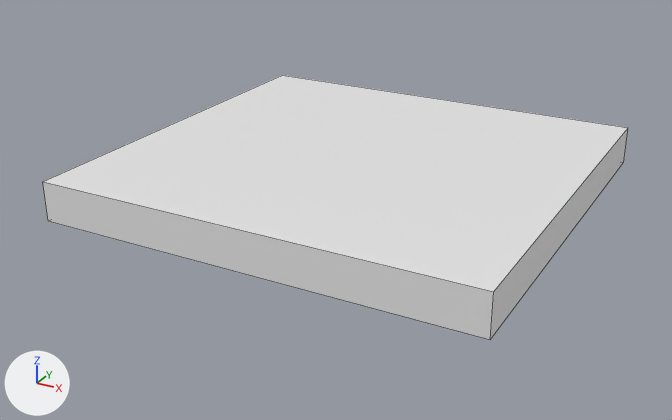
The Blender file Assets/Models/Blend/Buildings/Stone/BigWall.blend, before and after one commit.
The view is the same before and after, from a camera (50 mm lens) standing at (1.03, -2.86, 1.72) and looking at (-1.05, 0.91, -0.17). Lighting does not change. The marker at lower left points along +X, +Y and +Z. Mesh edges are drawn as thin lines.

In view in the first picture: 'BigWall'.
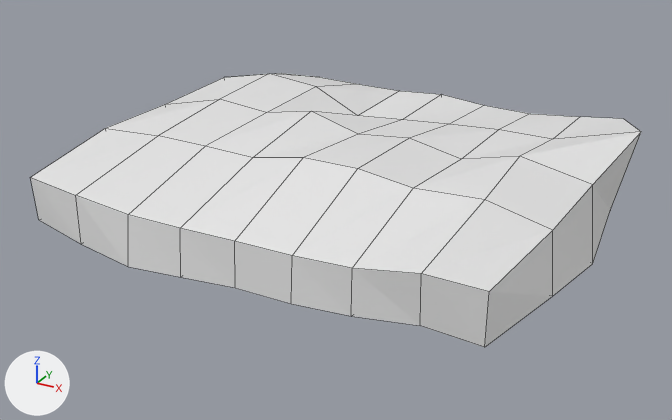
Boxes (x1, y1, x2, y2) around the edits, measured in the pictures (672 x 420 px):
```json
{"object": "BigWall", "change": "reshaped", "before": [43, 75, 628, 339], "after": [30, 73, 641, 347]}
```

Edits to the scene script, one JSON object a line:
```json
{"block": "me_cube_002", "where": "# used by ob_bigwall; location = (0.0, 0.0, 0.0)"}
{"op": "remove", "block": "me_cube_002", "code": "me_cube_002.from_pydata(...)  # 8 vertices, 6 faces; spans x -2.1..0.1, y 0.0..2.1, z -0.1..0.1"}
{"op": "add", "block": "me_cube_002", "code": "me_cube_002.from_pydata(...)  # 95 vertices, 92 faces; spans x -2.21..0.26, y -0.08..2.17, z -0.23..0.27"}
{"block": "me_cube_002", "change": "me_cube_002 part 1: the whole mesh is rebuilt"}
```
